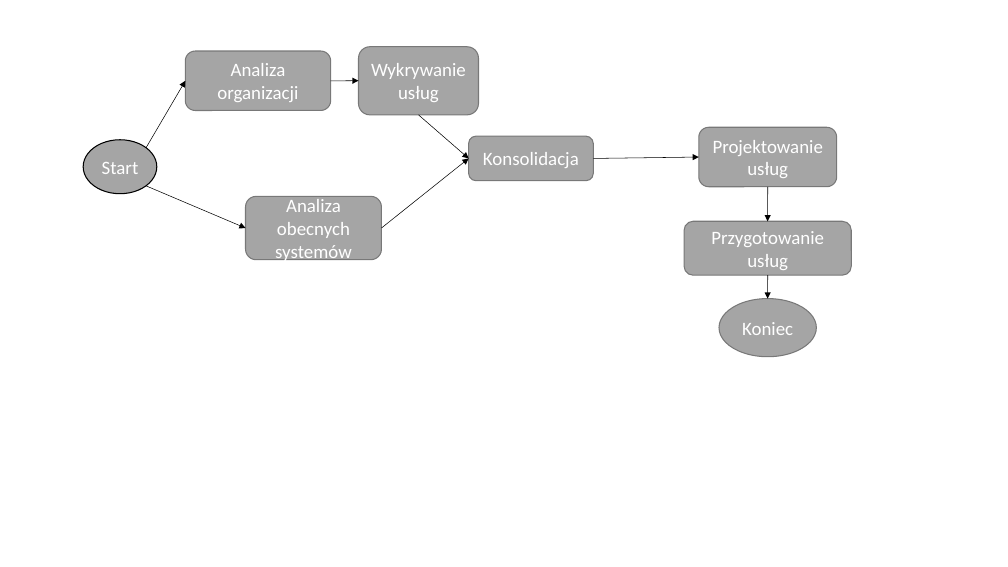
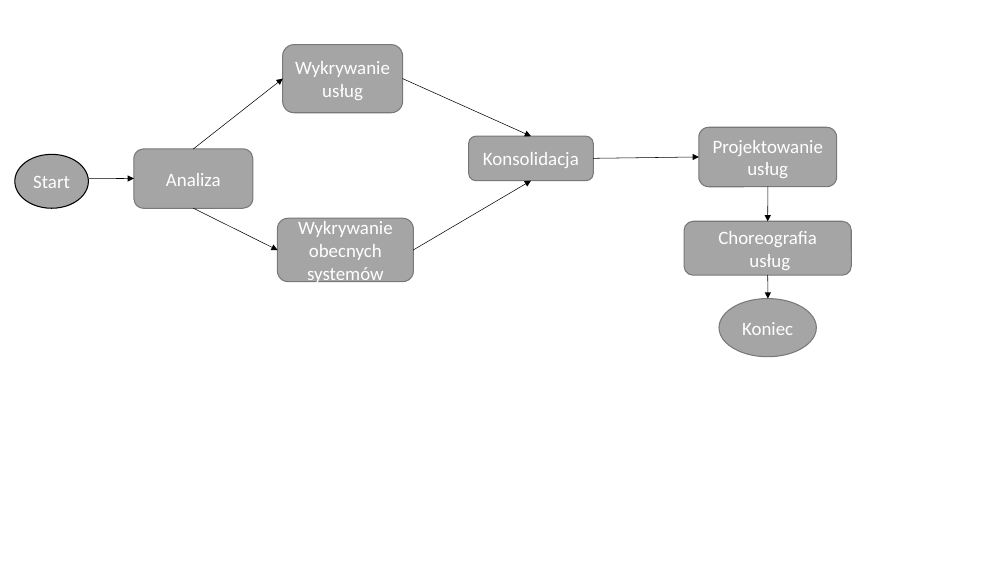
Before and after one commit to matemroz/mgr-ebanking-models, a slide deck: slide 1 of latex/img/SOAM.ppt. Drawn at 1008x567 pixels with LibreOffice and Linux fonts; fonts in the diff are those of the drawing. Boxes give left, top, right and bottom in pixels: in the first picture for what was removed or moved away, otherwise in the second. Text is boxed around its words. In the diff, an @@ line names an element or a change of style, - is before the commit and + after.

```diff
--- a/latex/img/SOAM.ppt
+++ b/latex/img/SOAM.ppt
@@ rounded rectangle "Wykrywanie usług": place and size @@
-rounded rectangle "Wykrywanie usług" at bbox=[358, 47, 478, 115]
+rounded rectangle "Wykrywanie usług" at bbox=[283, 45, 403, 113]
@@ arrow moved from (146, 147) - (185, 81) to (193, 149) - (283, 79) @@
@@ arrow removed from (331, 81) to (358, 81) @@
@@ arrow moved from (419, 115) - (468, 159) to (403, 79) - (530, 136) @@
@@ rounded rectangle "Analiza": place and size @@
-rounded rectangle "Analiza" at bbox=[185, 51, 330, 111]
+rounded rectangle "Analiza" at bbox=[134, 149, 252, 209]
@@ ellipse "Start": place and size @@
-ellipse "Start" at bbox=[83, 140, 156, 193]
+ellipse "Start" at bbox=[15, 154, 88, 208]
@@ arrow added from (89, 178) to (134, 178), #000000 0.51 pt @@
@@ text in rounded rectangle at bbox=[166, 173, 221, 186]: text changed @@
-Analiza organizacji
+Analiza
@@ arrow moved from (146, 186) - (246, 228) to (193, 208) - (277, 250) @@
@@ arrow moved from (382, 228) - (468, 158) to (413, 250) - (530, 181) @@
@@ rounded rectangle "Wykrywanie obecnych systemów": place and size @@
-rounded rectangle "Wykrywanie obecnych systemów" at bbox=[246, 196, 382, 260]
+rounded rectangle "Wykrywanie obecnych systemów" at bbox=[277, 218, 413, 282]
@@ text in rounded rectangle at bbox=[298, 221, 393, 285]: text changed @@
-Analiza obecnych systemów
+Wykrywanie obecnych systemów
@@ text in rounded rectangle at bbox=[718, 231, 817, 270]: text changed @@
-Przygotowanie usług
+Choreografia
+usług
```
Also in this commit, not shown: 9 other files.
